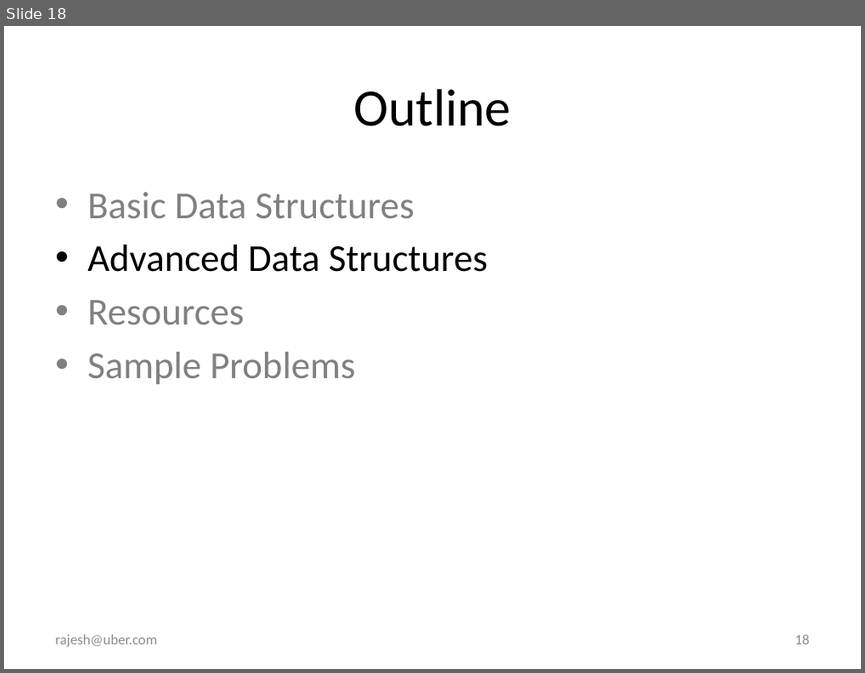
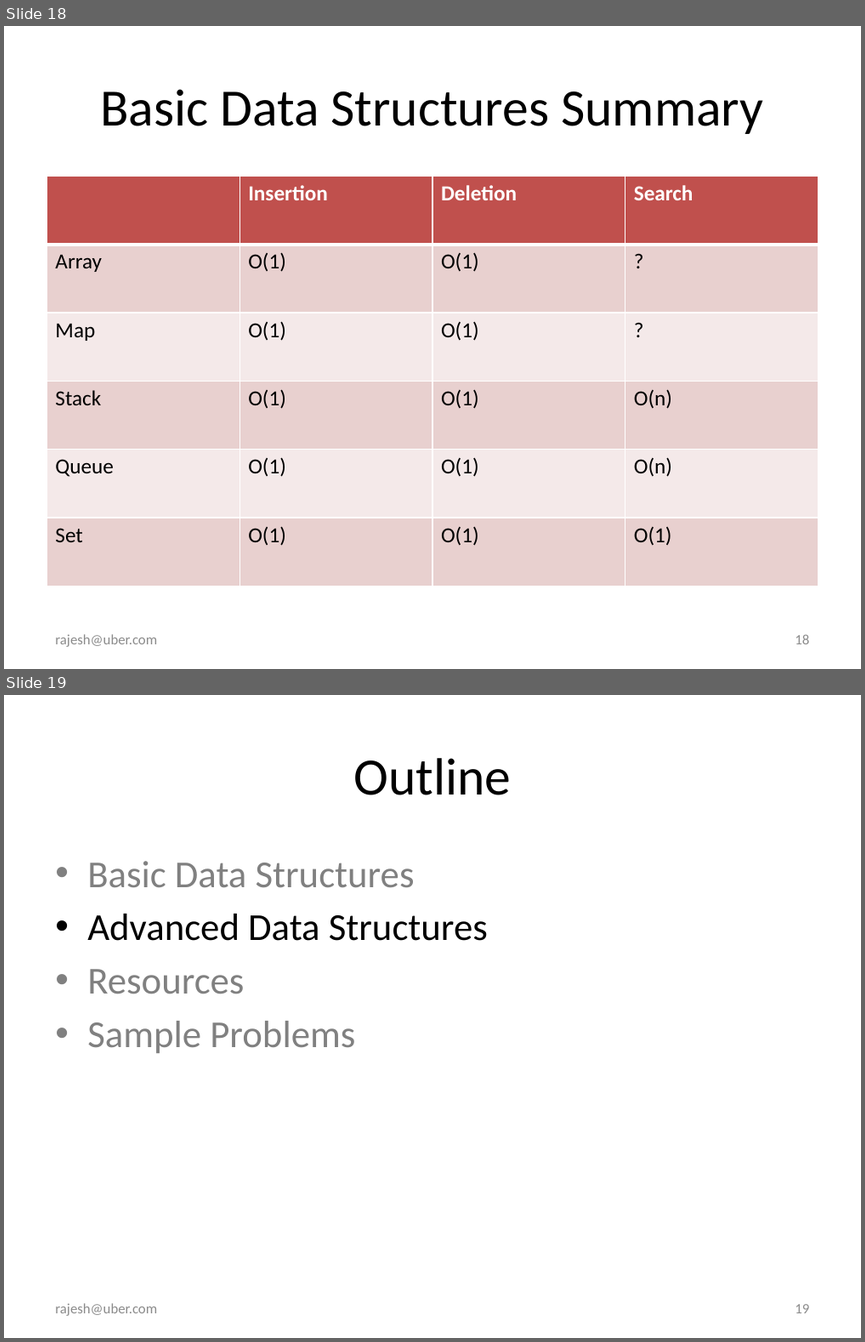
Before and after one commit to rajeshcs/jstalk, a slide deck: JavascriptDS.pptx. Shown one above the other, each under a label of ours: slide 18 before the commit, slides 18 and 19 after it. The pictures are 865x673 and 865x1342 pixels, drawn with LibreOffice and Linux fonts; fonts in the diff are those of the drawing. Boxes give left, top, right and bottom in pixels: in the first picture for what was removed or moved away, otherwise in the second. Text is boxed around its words. In the diff, an @@ line names an element or a change of style, - is before the commit and + after.

Commit message:
Summary Tables

```diff
--- a/JavascriptDS.pptx
+++ b/JavascriptDS.pptx
@@ slide 18 added at [4, 26, 861, 669], background #FFFFFF @@
@@ title added at [100, 89, 763, 134], 44 pt, text #000000 @@
+Basic Data Structures Summary
@@ table added at [46, 176, 818, 585], 6 rows, 4 columns @@
+ | Insertion | Deletion | Search
+Array | O(1) | O(1) | ?
+Map | O(1) | O(1) | ?
+Stack | O(1) | O(1) | O(n)
+Queue | O(1) | O(1) | O(n)
+Set | O(1) | O(1) | O(1)
@@ text added at [55, 634, 157, 646], 12 pt, text #8C8C8C @@
+rajesh@uber.com
@@ page number added at [794, 634, 809, 644], 12 pt, text #8C8C8C @@
+18
@@ what was slide 18 is now slide 19 @@
@@ page number at [794, 1304, 809, 1313]: text changed @@
-18
+19
```
Also in this commit, not shown: 4 slides changed, 1 other slide added.
